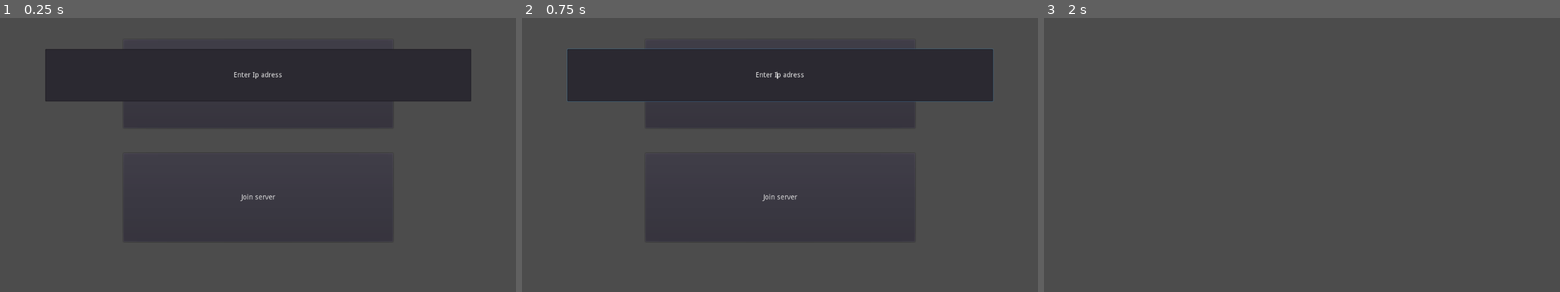
Above: before the commit, frames 1-3 (left to right).
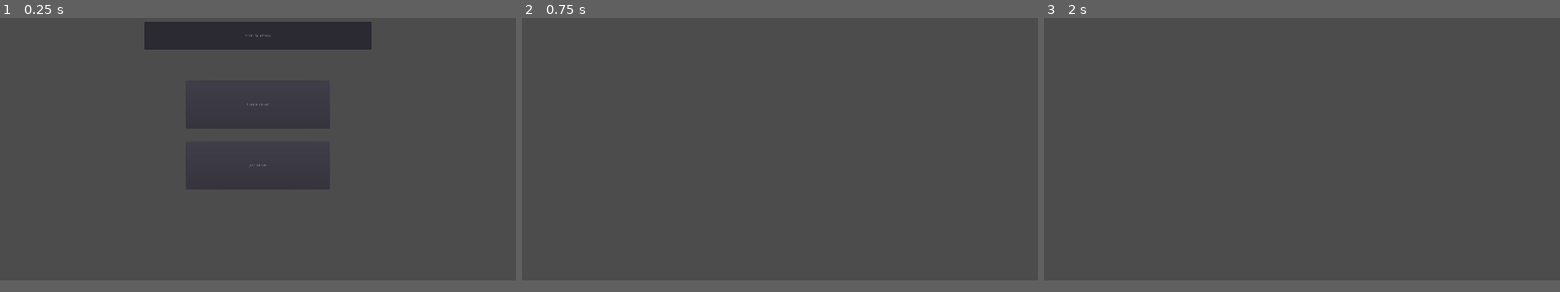
Above: after the commit, the same moments.

Repository: CogumeloGames/DeepSpaceProject
Game: Godot game, scene res://Scenes/Network_setup.tscn
Same seed, same stepped clock (60 frames per second), same inputs: the game is played once before the commit and once after it.
Inputs (mouse positions are in pixels of both pictures, inside the frame that each line leads up to):
- Up to frame 1 (0.25 s): no input
- Up to frame 2 (0.75 s): click "Create server" at 0.5 s
- Up to frame 3 (2 s): click (1302, 196) at 1.25 s, where only the run before the commit has a clickable "Join server"
In our replay, the window is 800x468 before the commit and 800x450 after it. These sizes can differ from the game's own. Grey fills any space a smaller window leaves; there, only what the larger window draws over its background counts as a difference.

The runs differ from the first frame. In frame 1, 17% of the frame differs, in the area x 8-92%, y 1-82%; in frame 2, 16%; in frame 3, only the window size differs.
Error before the commit: Invalid get index '3' (on base: 'Array'). (res://Scripts/network.gd:15)
Error after the commit: Invalid get index '3' (on base: 'Array'). (res://Scripts/Network.gd:15)

Commit message:
Add files via upload

Diff:
--- /dev/null
+++ b/Scripts/Network.gd
@@ -0,0 +1,38 @@
+extends Node
+
+const DEFAULT_PORT = 28960
+const MAX_CLIENTS = 6
+
+var server = null
+var client = null
+
+var ip_adress
+
+func _ready() -> void:
+	if OS.get_name() == "Windows":
+		ip_adress == IP.get_local_addresses()[3]
+	else:
+		ip_adress == IP.get_local_addresses()[3]
+
+	for ip in IP.get_local_addresses():
+		if ip.begins_with("192.168."):
+			ip_adress = ip
+
+	get_tree().connect("connected_to_server", self, "_connected_to_server")
+	get_tree().connect("server_disconnected", self, "_server_disconnected")
+
+func create_server() -> void:
+	server = NetworkedMultiplayerENet.new()
+	server.create_server(DEFAULT_PORT, MAX_CLIENTS)
+	get_tree().set_network_peer(server)
+
+func join_server() -> void:
+	client = NetworkedMultiplayerENet.new()
+	client.create_client(ip_adress, DEFAULT_PORT)
+	get_tree().set_network_peer(client)
+
+func _connect_to_server() -> void:
+	print("Sucessfully connected to the server")
+
+func _server_disconnected() -> void:
+	print("Disconnected from the server")
--- a/project.godot
+++ b/project.godot
@@ -8,17 +8,60 @@
 
 config_version=4
 
+_global_script_classes=[ {
+"base": "HBoxContainer",
+"class": "ContributorClass",
+"language": "GDScript",
+"path": "res://addons/github-integration/scripts/ContributorClass.gd"
+}, {
+"base": "PanelContainer",
+"class": "GistItem",
+"language": "GDScript",
+"path": "res://addons/github-integration/scripts/GistItem.gd"
+}, {
+"base": "HBoxContainer",
+"class": "InvitationItem",
+"language": "GDScript",
+"path": "res://addons/github-integration/scripts/InvitationItem.gd"
+}, {
+"base": "PanelContainer",
+"class": "RepositoryItem",
+"language": "GDScript",
+"path": "res://addons/github-integration/scripts/RepositoryItem.gd"
+} ]
 _global_script_class_icons={
+"ContributorClass": "",
+"GistItem": "",
+"InvitationItem": "",
+"RepositoryItem": ""
 }
 
 [application]
 
 config/name="DeepSpaceProject"
 run/main_scene="res://Scenes/Network_setup.tscn"
+run/low_processor_mode=true
 
 [autoload]
 
-Network="*res://Scripts/network.gd"
+PluginSettings="*res://addons/github-integration/scripts/PluginSettings.gd"
+IconLoaderGithub="*res://addons/github-integration/scripts/IconLoaderGithub.gd"
+UserData="*res://addons/github-integration/scripts/user_data.gd"
+RestHandler="*res://addons/github-integration/scenes/RestHandler.tscn"
+Network="*res://Scripts/Network.gd"
+
+[display]
+
+window/size/width=1920
+window/size/height=1080
+window/size/test_width=1280
+window/size/test_height=720
+window/stretch/mode="2d"
+window/stretch/aspect="keep"
+
+[editor_plugins]
+
+enabled=PoolStringArray( "res://addons/github-integration/plugin.cfg" )
 
 [rendering]
 
